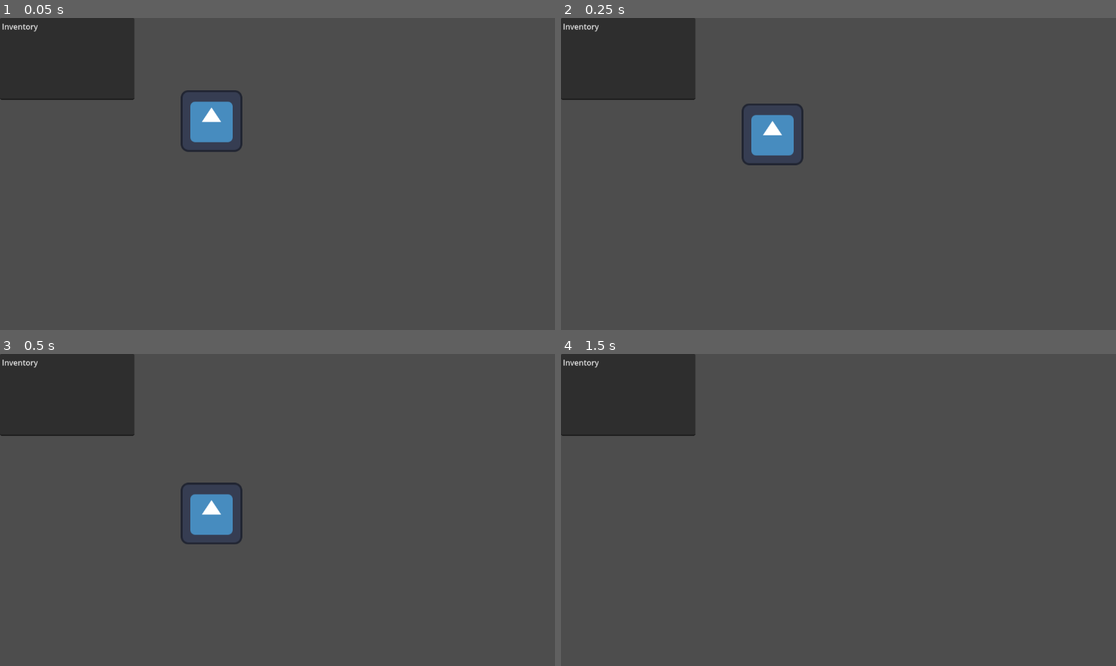
Above: before the commit, frames 1-4 (two rows, left to right).
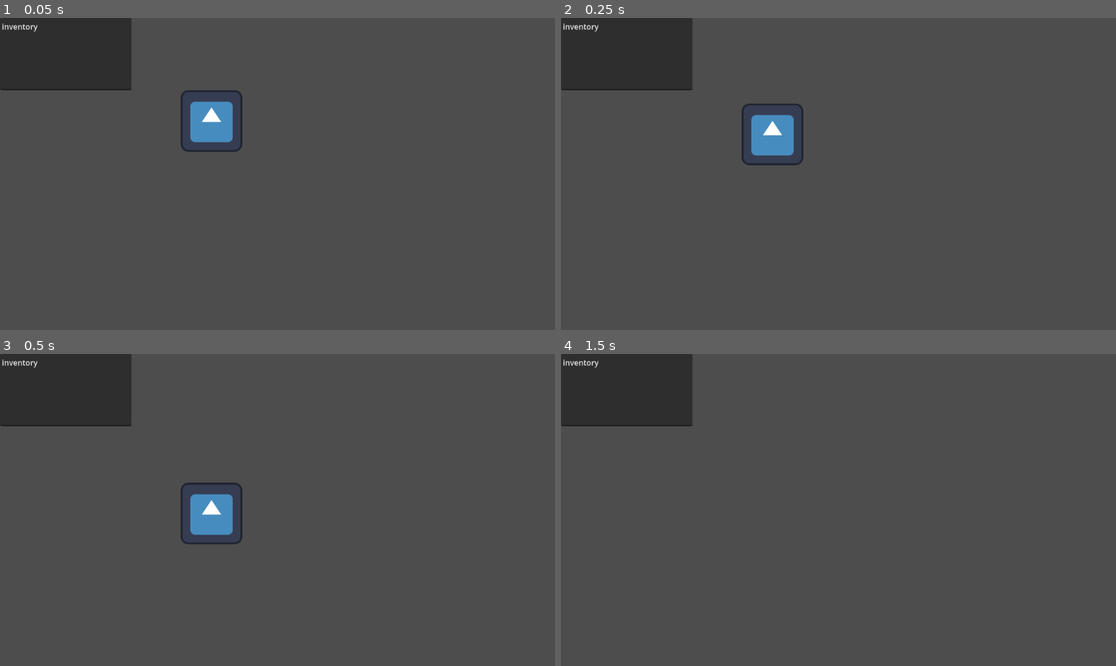
Above: after the commit, the same moments.

Repository: daniiical/Godot-Game
Game: Godot game, scene res://main_menu.tscn
The game is run twice, just before and just after one commit, with the same random seed, the same clock (stepped at 60 frames per second) and the same inputs. The engine's default icon, where the game draws it, is replaced by a stand-in: a white triangle on a blue panel in a dark square.
Inputs:
- Up to frame 1 (0.05 s): no input
- Up to frame 2 (0.25 s): no input
- Up to frame 3 (0.5 s): no input
- Up to frame 4 (1.5 s): tap Enter (ui_accept) at 0.5, 0.77 s; hold Right (ui_right) from 0.53 s (still down)

The runs differ from the first frame. In frame 1, 0.9% of the frame differs, in the area x 0-25%, y 0-27%; in frame 2, 0.9%; in frame 3, 0.9%; in frame 4, 0.9%.

Commit message:
2nd attempt inventory
Maybe

Diff:
--- a/main_menu.tscn
+++ b/main_menu.tscn
@@ -17,7 +17,9 @@
 position = Vector2(439, 213)
 texture = ExtResource("2_fu7sn")
 
-[node name="TextEdit" type="TextEdit" parent="."]
-offset_right = 279.0
-offset_bottom = 170.0
-text = "Inventory"
+[node name="Node" type="Node" parent="."]
+
+[node name="TextEdit" type="TextEdit" parent="Node"]
+offset_right = 273.0
+offset_bottom = 150.0
+text = "inventory"
